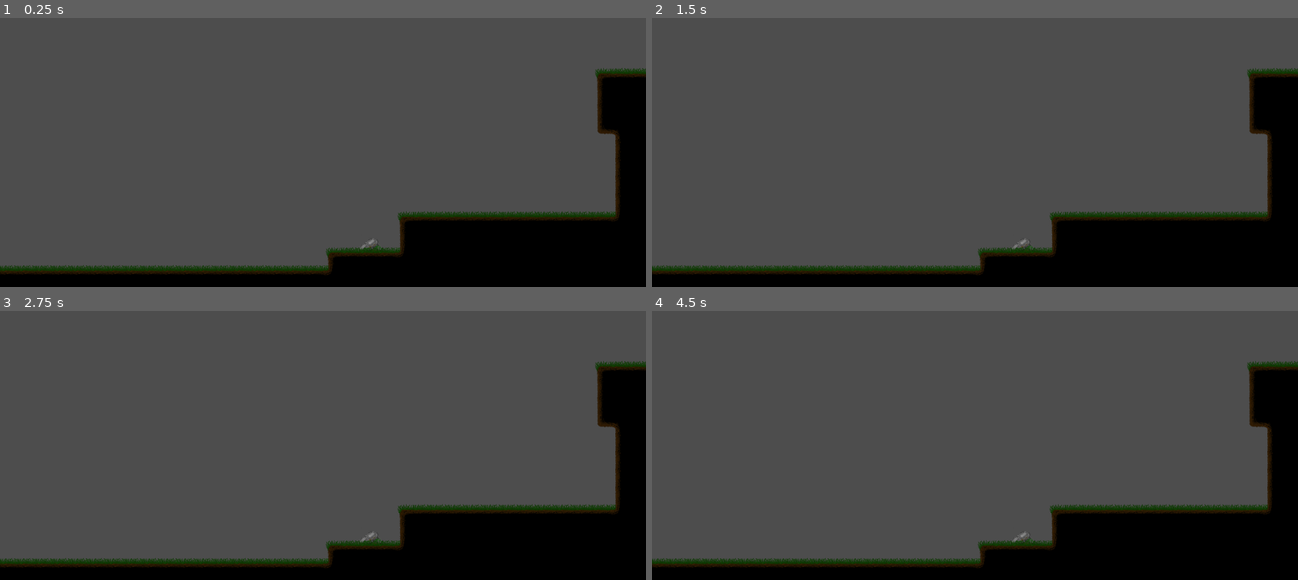
Above: before the commit, frames 1-4 (two rows, left to right).
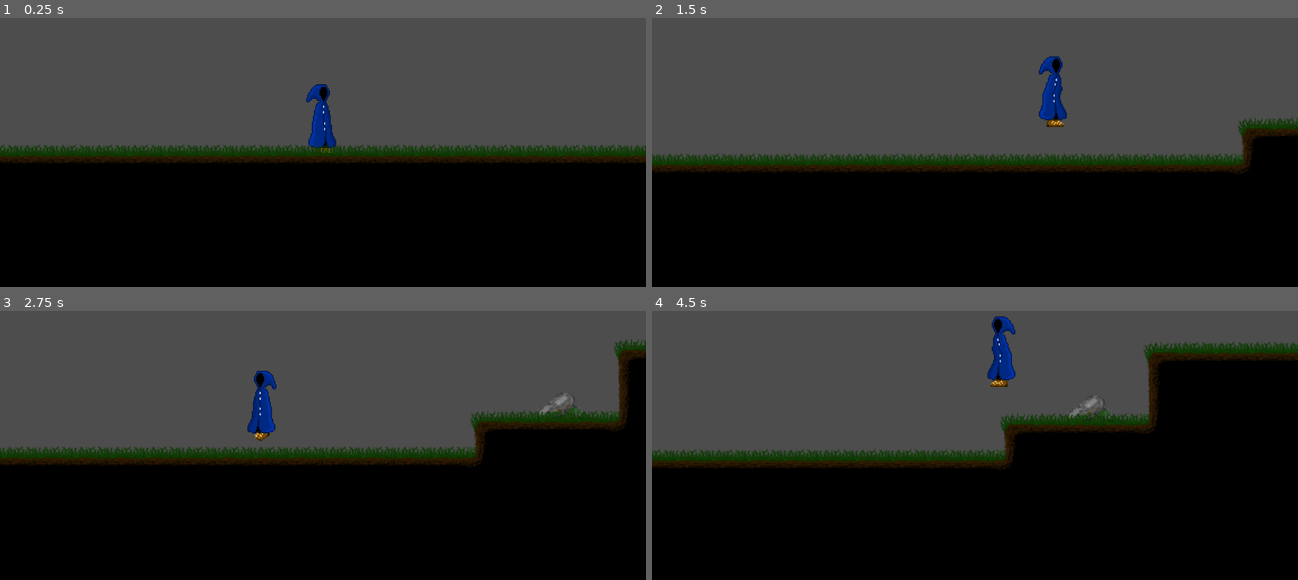
Above: after the commit, the same moments.

Repository: Maurice438361/Nyctophobia-YOGduo
Game: Godot game, scene res://world.tscn
Same seed, same stepped clock (60 frames per second), same inputs: the game is played once before the commit and once after it.
Inputs:
- Up to frame 1 (0.25 s): no input
- Up to frame 2 (1.5 s): tap Enter at 0.5 s; hold D (Right) from 0.53 s (still down); tap Space (Jump) at 0.6, 0.77, 1.07, 1.35 s
- Up to frame 3 (2.75 s): tap Space (Jump) at 1.52, 1.82, 2.1 s; release D (Right) at 2.03 s; hold A (Left) from 2.03 s (still down)
- Up to frame 4 (4.5 s): release A (Left) at 2.78 s; hold D (Right) 2.78-4.28 s; tap Space (Jump) at 2.85, 3.02, 3.32, 3.6, 3.77, 4.07, 4.35 s; hold A (Left) from 4.28 s (still down)

The runs differ from the first frame. In frame 1, 41% of the frame differs, in the area x 0-100%, y 18-96%; in frame 2, 37%; in frame 3, 40%; in frame 4, 45%, in the area x 0-100%, y 2-96%.

Commit message:
Revert "Merge branch 'master' of https://github.com/Maurice438361/Nyctophobia-YOGduo"
This reverts commit 853a536fb7736299c6688b7b4541d1061448bcb2, reversing
changes made to 4a6ff8531e0542228ba4b90261b0eb6615c1907d.

Diff:
--- a/NyctophobiaPlayer.tscn
+++ b/NyctophobiaPlayer.tscn
@@ -97,7 +97,7 @@
 "duration": 1.0,
 "texture": SubResource("AtlasTexture_27oiw")
 }],
-"loop": false,
+"loop": true,
 "name": &"Jump",
 "speed": 5.0
 }, {
@@ -143,23 +143,11 @@
 [sub_resource type="CapsuleShape2D" id="CapsuleShape2D_3evso"]
 height = 50.0
 
-[sub_resource type="SegmentShape2D" id="SegmentShape2D_3evso"]
-a = Vector2(11, 4)
-b = Vector2(-11, 4)
-
-[sub_resource type="SegmentShape2D" id="SegmentShape2D_t1ppf"]
-a = Vector2(-11, 22)
-b = Vector2(11, 22)
-
-[sub_resource type="SegmentShape2D" id="SegmentShape2D_kekkd"]
-a = Vector2(-10, -13)
-b = Vector2(12, -13)
-
 [node name="CharacterBody2D" type="CharacterBody2D"]
-collision_layer = 2
-script = ExtResource("2_t1ppf")
+script = ExtResource("1_t1ppf")
 WALL_JUMP_FORCE = 300
 WALL_PUSH_FORCE = 100
+WALL_JUMP_GRACE = 1.0
 
 [node name="AnimatedSprite2D" type="AnimatedSprite2D" parent="."]
 sprite_frames = SubResource("SpriteFrames_oay2s")
@@ -178,19 +166,18 @@
 position = Vector2(0, 7)
 shape = SubResource("CapsuleShape2D_3evso")
 
-[node name="TopCollisionChecker" type="Area2D" parent="."]
+[node name="RayCastRightTop" type="RayCast2D" parent="."]
+position = Vector2(7, -8)
+target_position = Vector2(4, 0)
 
-[node name="CollisionShape2D" type="CollisionShape2D" parent="TopCollisionChecker"]
-position = Vector2(0, -12)
-shape = SubResource("SegmentShape2D_3evso")
+[node name="RayCastRightBottom" type="RayCast2D" parent="."]
+position = Vector2(7, 22)
+target_position = Vector2(4, 0)
 
-[node name="BottomCollisionChecker" type="Area2D" parent="."]
+[node name="RayCastLeftBottom" type="RayCast2D" parent="."]
+position = Vector2(-7, 22)
+target_position = Vector2(-4, 0)
 
-[node name="CollisionShape2D" type="CollisionShape2D" parent="BottomCollisionChecker"]
-shape = SubResource("SegmentShape2D_t1ppf")
-
-[node name="LedgeCollisionChecker" type="Area2D" parent="."]
-
-[node name="CollisionShape2D" type="CollisionShape2D" parent="LedgeCollisionChecker"]
-position = Vector2(-1, 1)
-shape = SubResource("SegmentShape2D_kekkd")
+[node name="RayCastLeftTop" type="RayCast2D" parent="."]
+position = Vector2(-7, -8)
+target_position = Vector2(-4, 0)
--- a/assets/Player script/nyctophobia_player.gd
+++ b/assets/Player script/nyctophobia_player.gd
@@ -4,38 +4,14 @@
 @export var SPEED : int = 150
 @export var GRAVITY : int = 900
 @export var JUMP_FORCE : int = 300
-@export var WALL_CLING_TIME : float = 0.2
+@export var WALL_CLING_TIME : float = 1
 @export var WALL_JUMP_FORCE : int = 200
 @export var WALL_PUSH_FORCE : int = 300
-@export var WALL_JUMP_GRACE : float = 0.2
+@export var WALL_JUMP_GRACE : float = 0.5
 
 var WallCling = false
 var WallClingRest = false
-var CantWalk = false
-var HangingFromWall = false
-var LedgeGrabRest = false
-
-@onready var wall_check_top = $TopCollisionChecker
-@onready var wall_check_bottom = $BottomCollisionChecker
-@onready var ledge_check = $LedgeCollisionChecker
-
-func is_touching_wall_full_side() -> bool:
-	var top_overlapping = wall_check_top.has_overlapping_bodies()
-	var bottom_overlapping = wall_check_bottom.has_overlapping_bodies()
-	return top_overlapping and bottom_overlapping
-
-func is_touching_ledge_side() -> bool:
-	var wall_side_touched = wall_check_top.has_overlapping_bodies()
-	var ledge_clear = !ledge_check.has_overlapping_bodies()
-	return wall_side_touched and ledge_clear
-
-func is_pushing_against_wall(normal: Vector2) -> bool:
-	return (normal == Vector2(1.0, 0.0) and Input.is_action_pressed("Left")) or \
-		   (normal == Vector2(-1.0, 0.0) and Input.is_action_pressed("Right"))
-
-func play_anim(name: String) -> void:
-	if $AnimatedSprite2D.animation != name:
-		$AnimatedSprite2D.play(name)
+var WallJumped = false
 
 func _physics_process(delta):
 
@@ -43,19 +19,19 @@
 
 	var direction = Input.get_axis("Left", "Right")
 
-	if direction and !CantWalk:
+	if direction and !WallJumped:
 
 		velocity.x = direction * SPEED
 
 		if is_on_floor():
-			play_anim("Run")
+			$AnimatedSprite2D.play("Run")
 
-	elif !CantWalk:
+	elif !WallJumped:
 
 		velocity.x = 0
 
 		if is_on_floor():
-			play_anim("Idle")
+			$AnimatedSprite2D.play("Idle")
 
 	#Rotate
 
@@ -66,7 +42,7 @@
 
 	#Gravity
 
-	if !is_on_floor() and !WallCling and !HangingFromWall:
+	if !is_on_floor() and !WallCling:
 
 		velocity.y += GRAVITY * delta
 
@@ -76,60 +52,34 @@
 
 		velocity.y -= JUMP_FORCE
 
-		play_anim("Jump")
-
-	#LedgeGrab
-
-	if !is_on_floor() and velocity.y > 0 and is_touching_ledge_side() and !LedgeGrabRest:
-		LedgeGrabRest = true
-		CantWalk = true
-		velocity.y = 0
-		HangingFromWall = true
-
-	if LedgeGrabRest and !is_touching_ledge_side() or LedgeGrabRest and is_on_floor():
-		LedgeGrabRest = false
-
-	if HangingFromWall:
-		var wallCollisionSide = get_wall_normal()
-		if Input.is_action_pressed("Down") or wallCollisionSide == Vector2(1.0,0.0) and Input.is_action_pressed("Right") or wallCollisionSide == Vector2(-1.0,0.0) and Input.is_action_pressed("Left"):
-			CantWalk = false
-			HangingFromWall = false
-
-		if Input.is_action_pressed("Up") or Input.is_action_just_pressed("Jump"):
-			CantWalk = false
-			HangingFromWall = false
-			velocity.y -= 300
+		$AnimatedSprite2D.play("Jump")
 
 	#WallJump
 
-	if !is_on_floor() and !WallClingRest and velocity.y > 0 and is_touching_wall_full_side():
-		var wallCollisionSide = get_wall_normal()
-		if is_pushing_against_wall(wallCollisionSide):
-			WallCling = true
-			WallClingRest = true
-			velocity.y = 0
-			await get_tree().create_timer(WALL_CLING_TIME).timeout
-			WallCling = false
+	if !is_on_floor() and !WallClingRest and velocity.y > 0:
+		if $RayCastLeftBottom.is_colliding() and $RayCastLeftTop.is_colliding() or $RayCastRightBottom.is_colliding() and $RayCastRightTop:
+			if $RayCastLeftBottom.get_collider() == $RayCastLeftTop.get_collider() or $RayCastRightBottom.get_collider() == $RayCastLeftTop.get_collider():
+				var wallCollisionSide = get_wall_normal()
+				if wallCollisionSide == Vector2(1.0,0.0) and Input.is_action_pressed("Left") or wallCollisionSide == Vector2(-1.0,0.0) and Input.is_action_pressed("Right"):
+					WallCling = true
+					WallClingRest = true
+					velocity.y = 0
+					await get_tree().create_timer(WALL_CLING_TIME).timeout
+					WallCling = false
 
 
-	if WallClingRest:
-		if is_on_floor():
-			WallClingRest = false
+	if is_on_floor() and WallClingRest:
+		WallClingRest = false
 
-		if !is_on_wall():
-			WallCling = false
+	if !is_on_wall() and WallClingRest:
+		WallCling = false
 
-	if WallCling:
-		var wallCollisionSide = get_wall_normal()
-		if  !is_pushing_against_wall(wallCollisionSide):
-			WallCling = false
-
-		if Input.is_action_just_pressed("Jump"):
-			WallCling = false
-			CantWalk = true
-			velocity.y -= WALL_JUMP_FORCE
-			velocity.x = get_wall_normal().x * WALL_PUSH_FORCE
-			await get_tree().create_timer(WALL_JUMP_GRACE).timeout
-			CantWalk = false
+	if WallCling and Input.is_action_just_pressed("Jump"):
+		WallCling = false
+		WallJumped = true
+		velocity.y -= WALL_JUMP_FORCE
+		velocity.x = get_wall_normal().x * WALL_PUSH_FORCE
+		await get_tree().create_timer(WALL_JUMP_GRACE).timeout
+		WallJumped = false
 
 	move_and_slide()
--- a/project.godot
+++ b/project.godot
@@ -40,18 +40,6 @@
 , Object(InputEventKey,"resource_local_to_scene":false,"resource_name":"","device":-1,"window_id":0,"alt_pressed":false …(183 unchanged characters)…
 ]
 }
-Down={
-"deadzone": 0.2,
-"events": [Object(InputEventKey,"resource_local_to_scene":false,"resource_name":"","device":-1,"window_id":0,"alt_pressed":false,"shift_pressed":false,"ctrl_pressed":false,"meta_pressed":false,"pressed":false,"keycode":0,"physical_keycode":83,"key_label":0,"unicode":115,"location":0,"echo":false,"script":null)
-, Object(InputEventKey,"resource_local_to_scene":false,"resource_name":"","device":-1,"window_id":0,"alt_pressed":false,"shift_pressed":false,"ctrl_pressed":false,"meta_pressed":false,"pressed":false,"keycode":0,"physical_keycode":4194322,"key_label":0,"unicode":0,"location":0,"echo":false,"script":null)
-]
-}
-Up={
-"deadzone": 0.2,
-"events": [Object(InputEventKey,"resource_local_to_scene":false,"resource_name":"","device":-1,"window_id":0,"alt_pressed":false,"shift_pressed":false,"ctrl_pressed":false,"meta_pressed":false,"pressed":false,"keycode":0,"physical_keycode":87,"key_label":0,"unicode":119,"location":0,"echo":false,"script":null)
-, Object(InputEventKey,"resource_local_to_scene":false,"resource_name":"","device":-1,"window_id":0,"alt_pressed":false,"shift_pressed":false,"ctrl_pressed":false,"meta_pressed":false,"pressed":false,"keycode":0,"physical_keycode":4194320,"key_label":0,"unicode":0,"location":0,"echo":false,"script":null)
-]
-}
 
 [rendering]
 
Not shown: 1 places in NyctophobiaPlayer.tscn that only renumber resources
